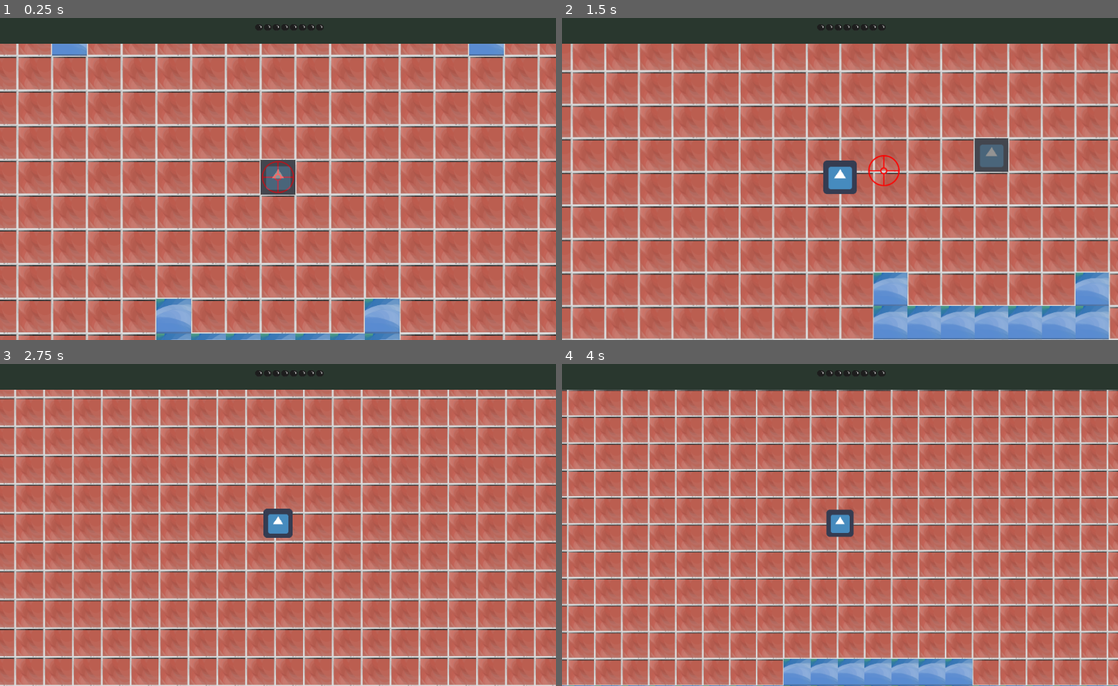
Above: before the commit, frames 1-4 (two rows, left to right).
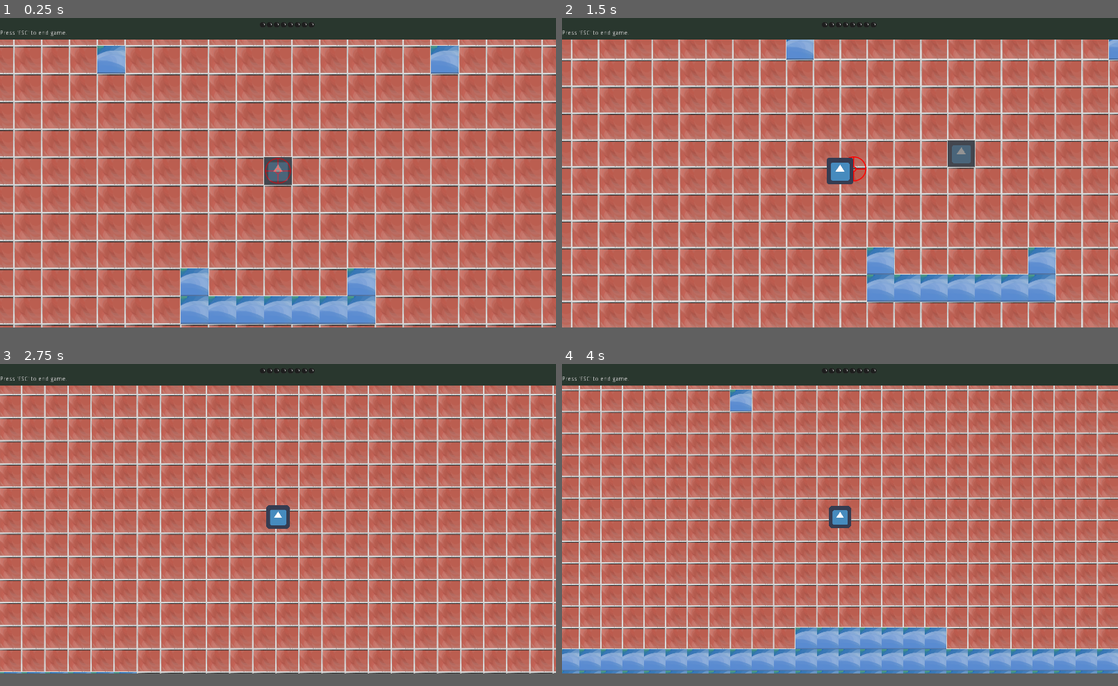
Above: after the commit, the same moments.

Repository: TrueSgtMonkey/texture_progress_auto_update
Game: Godot game, scene res://scenes/Main.tscn
Two runs of this game, one before a commit and one after it. Both use one fixed random seed, a clock stepped at 60 frames per second and the inputs below. The engine's default icon, where the game draws it, is replaced by a stand-in: a white triangle on a blue panel in a dark square.
Inputs (mouse positions are in pixels of both pictures, inside the frame that each line leads up to):
- Up to frame 1 (0.25 s): no input
- Up to frame 2 (1.5 s): tap Enter at 0.5 s; move the mouse to (962, 159) at 0.52 s; press the mouse at (962, 159) at 0.53 s; tap Space at 1.25 s; move the mouse to (728, 195) at 1.27 s; release the mouse at (728, 195) at 1.28 s; click (728, 195) at 1.35 s
- Up to frame 3 (2.75 s): move the mouse to (333, 450) at 2.02 s; press the mouse at (333, 450) at 2.03 s
- Up to frame 4 (4 s): move the mouse to (812, 589) at 2.77 s; release the mouse at (812, 589) at 2.78 s; click (812, 589) at 2.85 s; move the mouse to (1006, 573) at 3.52 s; press the mouse at (1006, 573) at 3.53 s
In our replay, the window is 800x468 before the commit and 800x450 after it. These sizes can differ from the game's own. Grey fills any space a smaller window leaves; there, only what the larger window draws over its background counts as a difference.

The runs differ from the first frame. In frame 1, 43% of the frame differs, in the area x 0-100%, y 1-100%; in frame 2, 43%; in frame 3, 38%; in frame 4, 44%.

Commit message:
project_end

Diff:
--- /dev/null
+++ b/project/Events.gd
@@ -0,0 +1,3 @@
+extends Node
+
+signal power_changed(power)
--- /dev/null
+++ b/project/Events.tscn
@@ -0,0 +1,6 @@
+[gd_scene load_steps=2 format=2]
+
+[ext_resource path="res://Events.gd" type="Script" id=1]
+
+[node name="Events" type="Node"]
+script = ExtResource( 1 )
--- a/project/Globals.gd
+++ b/project/Globals.gd
@@ -1,3 +1,7 @@
 extends Node
 
 var shot := false
+
+func _input(event):
+	if event.is_action_pressed("end_game"):
+		get_tree().quit()
--- a/project/project.godot
+++ b/project/project.godot
@@ -22,6 +22,15 @@
 [autoload]
 
 Globals="*res://Globals.tscn"
+Events="*res://Events.tscn"
+
+[display]
+
+window/size/width=1280
+window/size/height=720
+window/size/fullscreen=true
+window/stretch/mode="2d"
+window/stretch/aspect="keep"
 
 [input]
 
@@ -30,6 +39,11 @@
 "events": [ Object(InputEventMouseButton,"resource_local_to_scene":false,"resource_name":"","device":0,"alt":false,"shi …(212 unchanged characters)…
  ]
 }
+end_game={
+"deadzone": 0.5,
+"events": [ Object(InputEventKey,"resource_local_to_scene":false,"resource_name":"","device":0,"alt":false,"shift":false,"control":false,"meta":false,"command":false,"pressed":false,"scancode":16777217,"unicode":0,"echo":false,"script":null)
+ ]
+}
 
 [rendering]
 
--- /dev/null
+++ b/project/scenes/HBoxContainer.gd
@@ -0,0 +1,7 @@
+extends HBoxContainer
+
+func _ready():
+	Events.connect("power_changed", self, "updateTexture")
+
+func updateTexture(power : int):
+	$TextureProgress.value = power
--- a/project/scenes/ShootTarget.gd
+++ b/project/scenes/ShootTarget.gd
@@ -30,14 +30,17 @@
 	shotInstance.global_position = global_position
 	get_parent().add_child(shotInstance)
 	weakShot = false
-	power = 0
+	setPower(0)
 	Globals.shot = true
 
+func setPower(power):
+	self.power = power
+	Events.emit_signal("power_changed", power)
+
 func count():
-	power += 1
+	setPower(power + 1)
 	if weakShot:
-		power = 1
+		setPower(1)
 	if(power == 9):
-		power = 1
+		setPower(1)
 		weakShot = true
-	print(power)
--- a/project/scenes/UI.tscn
+++ b/project/scenes/UI.tscn
@@ -1,7 +1,8 @@
-[gd_scene load_steps=4 format=2]
+[gd_scene load_steps=5 format=2]
 
 [ext_resource path="res://textures/power_bar_back.png" type="Texture" id=1]
 [ext_resource path="res://textures/power_bar.png" type="Texture" id=2]
+[ext_resource path="res://scenes/HBoxContainer.gd" type="Script" id=3]
 
 [sub_resource type="StyleBoxFlat" id=1]
 bg_color = Color( 0.164706, 0.219608, 0.184314, 1 )
@@ -33,20 +34,35 @@
 "_edit_use_anchors_": false
 }
 
-[node name="HBoxContainer" type="HBoxContainer" parent="Panel/MarginContainer"]
+[node name="VBoxContainer" type="VBoxContainer" parent="Panel/MarginContainer"]
 margin_top = 16.0
-margin_right = 1067.0
-margin_bottom = 94.0
+margin_right = 683.0
+margin_bottom = 88.0
+
+[node name="HBoxContainer" type="HBoxContainer" parent="Panel/MarginContainer/VBoxContainer"]
+margin_right = 683.0
+margin_bottom = 16.0
 custom_constants/separation = 16
 alignment = 1
+script = ExtResource( 3 )
 __meta__ = {
 "_edit_use_anchors_": false
 }
 
-[node name="TextureProgress" type="TextureProgress" parent="Panel/MarginContainer/HBoxContainer"]
-margin_left = 468.0
-margin_right = 598.0
-margin_bottom = 78.0
+[node name="TextureProgress" type="TextureProgress" parent="Panel/MarginContainer/VBoxContainer/HBoxContainer"]
+margin_left = 276.0
+margin_right = 406.0
+margin_bottom = 16.0
 max_value = 8.0
 texture_under = ExtResource( 1 )
 texture_progress = ExtResource( 2 )
+
+[node name="MarginContainer" type="MarginContainer" parent="Panel/MarginContainer/VBoxContainer"]
+margin_top = 20.0
+margin_right = 683.0
+margin_bottom = 34.0
+
+[node name="Label" type="Label" parent="Panel/MarginContainer/VBoxContainer/MarginContainer"]
+margin_right = 683.0
+margin_bottom = 14.0
+text = "Press 'ESC' to end game."
